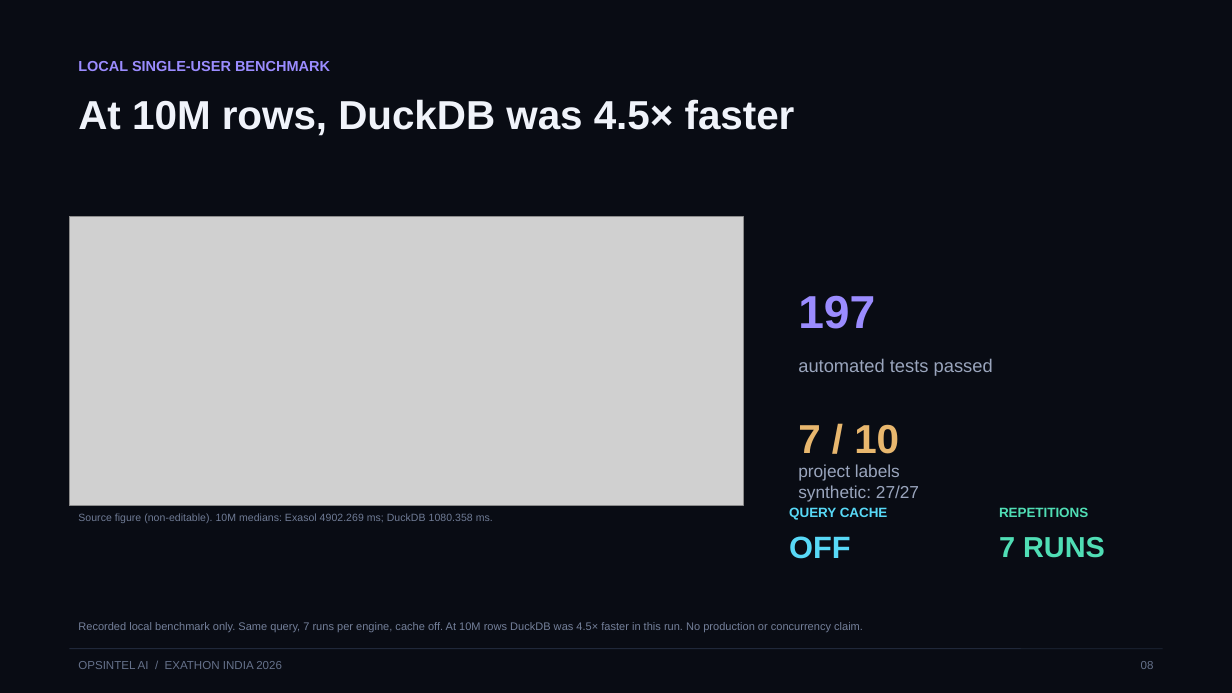
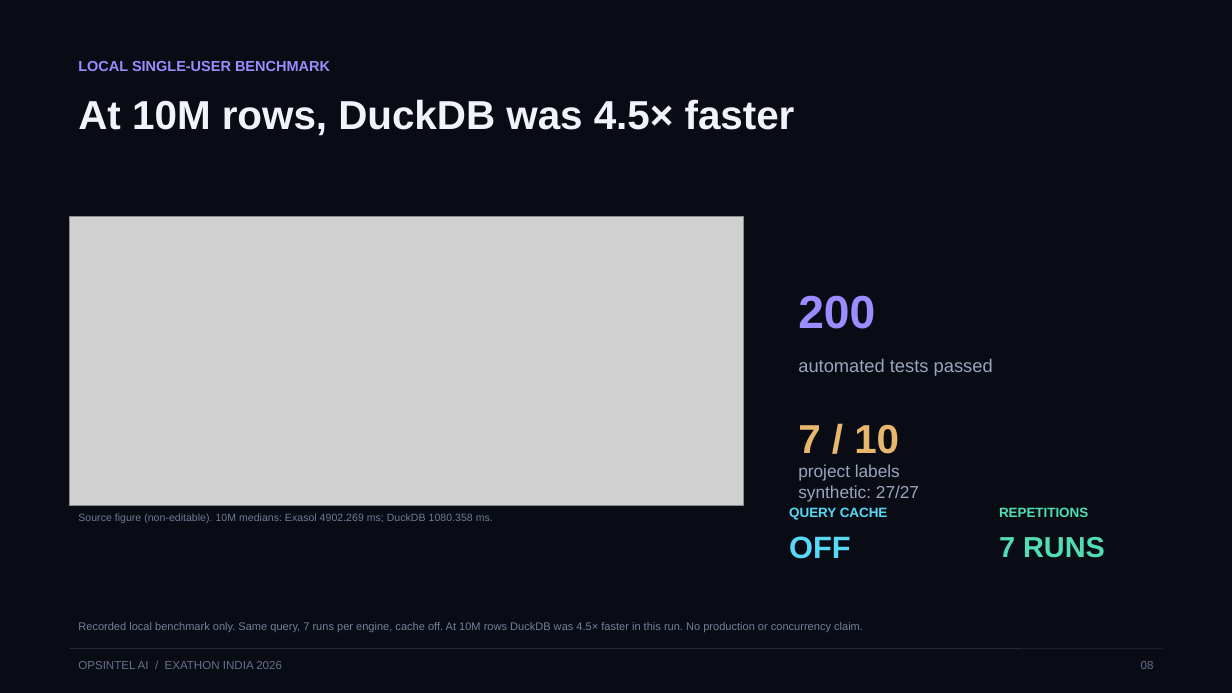
Before and after one commit to Anafa-thabassum/opsintel-ai, a slide deck: slide 8 of submission/opsintel-ai-pitch-deck.pptx. Drawn at 1232x693 pixels with LibreOffice and Linux fonts; fonts in the diff are those of the drawing; grey boxes stand for pictures. Boxes give left, top, right and bottom in pixels: in the first picture for what was removed or moved away, otherwise in the second. Text is boxed around its words. In the diff, an @@ line names an element or a change of style, - is before the commit and + after.

```diff
--- a/submission/opsintel-ai-pitch-deck.pptx
+++ b/submission/opsintel-ai-pitch-deck.pptx
@@ text at <box>798,295,875,329</box>: text changed @@
-197
+200
```
Also in this commit, not shown: 1 other slide changed, 6 other files.
